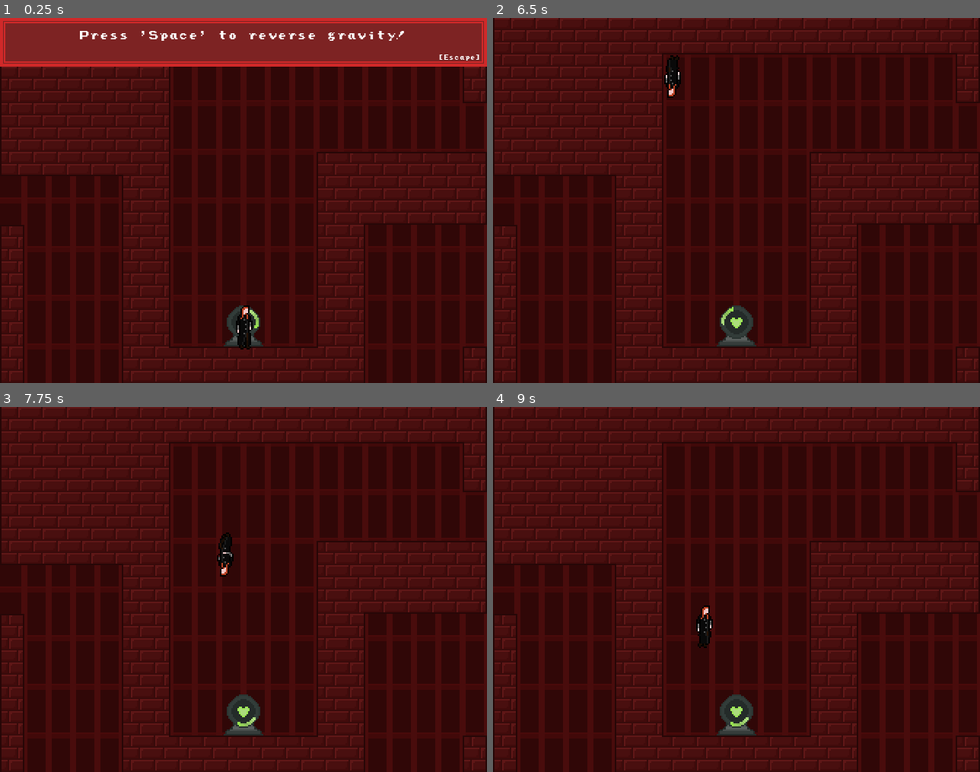
Above: before the commit, frames 1-4 (two rows, left to right).
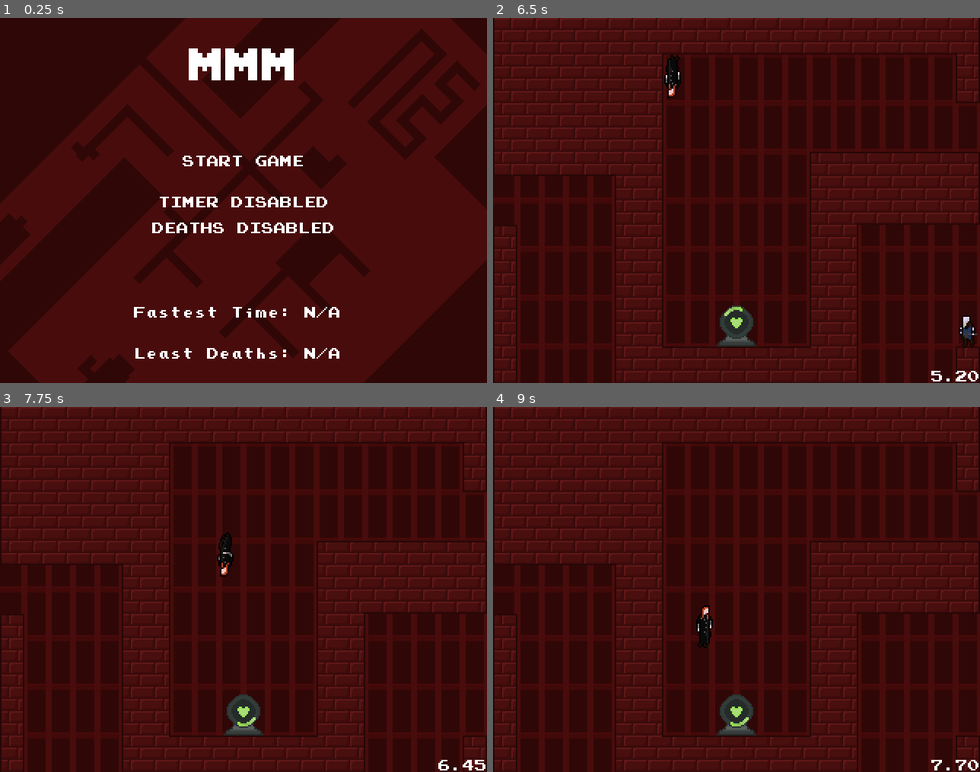
Above: after the commit, the same moments.

Repository: KyzonP/20-games---game-6
Game: Godot game, scene res://scenes/main_menu.tscn
The game is run twice, just before and just after one commit, with the same random seed, the same clock (stepped at 60 frames per second) and the same inputs. Before the commit the project starts from res://levels/test.tscn.
Inputs (mouse positions are in pixels of both pictures, inside the frame that each line leads up to):
- Up to frame 1 (0.25 s): no input
- Up to frame 2 (6.5 s): click (736, 200) at 0.52 s; click (736, 164) at 1.27 s; tap Space (flip_gravity) at 2, 2.85, 3.5, 4.35, 5, 5.85 s; hold Space (flip_gravity) 2.03-2.78 s; hold D (move_right) 2.03-3.53 s; hold A (move_left) 3.53-4.28 s; hold Space (flip_gravity) 3.53-4.28 s; hold D (move_right) 4.28-5.78 s; hold Space (flip_gravity) 5.03-5.78 s; tap Escape (dialogue) at 5.65 s; hold A (move_left) from 5.78 s (still down)
- Up to frame 3 (7.75 s): release A (move_left) at 6.53 s; hold D (move_right) 6.53-7.28 s; hold Space (flip_gravity) 6.53-7.28 s; hold A (move_left) from 7.28 s (still down); tap Space (flip_gravity) at 7.35 s
- Up to frame 4 (9 s): hold Space (flip_gravity) 8.03-8.78 s; release A (move_left) at 8.78 s; hold D (move_right) from 8.78 s (still down); tap Space (flip_gravity) at 8.85 s

The runs differ from the first frame. In frame 1, 52% of the frame differs, in the area x 0-100%, y 0-100%; in frame 2, 0.3%; in frame 3, 0.1%; in frame 4, less than 0.1%.

Commit message:
Main Menu

Diff:
--- a/levels/test.tscn
+++ b/levels/test.tscn
@@ -2638,7 +2638,7 @@
 
 [node name="AnimatedSprite2D" type="AnimatedSprite2D" parent="Player" unique_id=1293256041]
 texture_filter = 1
-position = Vector2(0, -5)
+position = Vector2(0, -6)
 sprite_frames = SubResource("SpriteFrames_u45fp")
 animation = &"walk"
 autoplay = "idle"
--- a/project.godot
+++ b/project.godot
@@ -11,9 +11,12 @@
 [application]
 
 config/name="20 Games - Game 6"
-run/main_scene="uid://do5evpu4c5xdp"
+run/main_scene="uid://dakuaacatlued"
 config/features=PackedStringArray("4.6", "GL Compatibility")
+boot_splash/bg_color=Color(0, 0, 0, 1)
+boot_splash/image="uid://be4sn3711nh3u"
 config/icon="res://icon.svg"
+boot_splash/minimum_display_time=10
 
 [autoload]
 
--- /dev/null
+++ b/scenes/main_menu.tscn
@@ -0,0 +1,142 @@
+[gd_scene format=3 uid="uid://dakuaacatlued"]
+
+[ext_resource type="Script" uid="uid://bfi3cg4xkn2wq" path="res://scripts/main_menu.gd" id="1_bqqt6"]
+[ext_resource type="FontFile" uid="uid://bptnrs6ljbux2" path="res://assets/fonts/PrStart.ttf" id="1_l6cm7"]
+[ext_resource type="Texture2D" uid="uid://c4kb7eghi3eov" path="res://assets/ui/menubackground.png" id="3_bqqt6"]
+[ext_resource type="Texture2D" uid="uid://buwi3kvae2bv2" path="res://assets/ui/ButtonNormal.png" id="4_8ln24"]
+[ext_resource type="Texture2D" uid="uid://cp3duvpw23i4f" path="res://assets/ui/ButtonHover.png" id="5_rtw2f"]
+
+[node name="MainMenu" type="Control" unique_id=1167741002]
+layout_mode = 3
+anchors_preset = 15
+anchor_right = 1.0
+anchor_bottom = 1.0
+grow_horizontal = 2
+grow_vertical = 2
+script = ExtResource("1_bqqt6")
+
+[node name="TextureRect" type="TextureRect" parent="." unique_id=1613123078]
+layout_mode = 0
+offset_right = 640.0
+offset_bottom = 480.0
+mouse_filter = 2
+texture = ExtResource("3_bqqt6")
+
+[node name="RichTextLabel" type="RichTextLabel" parent="." unique_id=1331987255]
+custom_minimum_size = Vector2(250, 50)
+layout_mode = 0
+offset_right = 640.0
+offset_bottom = 128.0
+mouse_filter = 2
+theme_override_fonts/normal_font = ExtResource("1_l6cm7")
+theme_override_font_sizes/normal_font_size = 48
+text = "MMM"
+fit_content = true
+horizontal_alignment = 1
+vertical_alignment = 1
+
+[node name="VBoxContainer" type="VBoxContainer" parent="." unique_id=1748555905]
+layout_mode = 0
+offset_right = 640.0
+offset_bottom = 480.0
+alignment = 1
+
+[node name="StartBox" type="HBoxContainer" parent="VBoxContainer" unique_id=728706621]
+layout_mode = 2
+alignment = 1
+
+[node name="RichTextLabel" type="RichTextLabel" parent="VBoxContainer/StartBox" unique_id=1235325638]
+custom_minimum_size = Vector2(250, 50)
+layout_mode = 2
+mouse_filter = 2
+theme_override_fonts/normal_font = ExtResource("1_l6cm7")
+text = "START GAME"
+fit_content = true
+horizontal_alignment = 1
+
+[node name="Button" type="TextureButton" parent="VBoxContainer/StartBox/RichTextLabel" unique_id=862233883]
+layout_mode = 1
+anchors_preset = -1
+anchor_left = 0.148
+anchor_top = -0.22000001
+anchor_right = 0.9480001
+anchor_bottom = 0.58000004
+offset_left = -40.0
+offset_top = 6.000001
+offset_right = 15.999985
+offset_bottom = -2.000002
+texture_normal = ExtResource("4_8ln24")
+texture_hover = ExtResource("5_rtw2f")
+
+[node name="TimerBox" type="HBoxContainer" parent="VBoxContainer" unique_id=81537379]
+layout_mode = 2
+alignment = 1
+
+[node name="RichTextLabel" type="RichTextLabel" parent="VBoxContainer/TimerBox" unique_id=533469668]
+custom_minimum_size = Vector2(250, 30)
+layout_mode = 2
+theme_override_fonts/normal_font = ExtResource("1_l6cm7")
+text = "TIMER DISABLED"
+horizontal_alignment = 1
+
+[node name="Button" type="TextureButton" parent="VBoxContainer/TimerBox/RichTextLabel" unique_id=1590170105]
+layout_mode = 1
+anchors_preset = -1
+anchor_left = 0.148
+anchor_top = -0.22000001
+anchor_right = 0.9480001
+anchor_bottom = 0.58000004
+offset_left = -40.0
+offset_top = -4.399993
+offset_right = 15.999985
+offset_bottom = 3.600006
+texture_normal = ExtResource("4_8ln24")
+texture_hover = ExtResource("5_rtw2f")
+
+[node name="DeathBox" type="HBoxContainer" parent="VBoxContainer" unique_id=148741600]
+layout_mode = 2
+alignment = 1
+
+[node name="RichTextLabel" type="RichTextLabel" parent="VBoxContainer/DeathBox" unique_id=1884207377]
+custom_minimum_size = Vector2(250, 30)
+layout_mode = 2
+theme_override_fonts/normal_font = ExtResource("1_l6cm7")
+text = "DEATHS DISABLED"
+horizontal_alignment = 1
+
+[node name="Button" type="TextureButton" parent="VBoxContainer/DeathBox/RichTextLabel" unique_id=245764935]
+layout_mode = 1
+anchors_preset = -1
+anchor_left = 0.148
+anchor_top = -0.22000001
+anchor_right = 0.9480001
+anchor_bottom = 0.58000004
+offset_left = -40.0
+offset_top = -6.399993
+offset_right = 15.999985
+offset_bottom = 1.6000061
+texture_normal = ExtResource("4_8ln24")
+texture_hover = ExtResource("5_rtw2f")
+
+[node name="HBoxContainer" type="VBoxContainer" parent="." unique_id=1131098269]
+layout_mode = 1
+anchors_preset = -1
+anchor_left = 0.287
+anchor_top = 0.8
+anchor_right = 1.0
+anchor_bottom = 1.0
+offset_left = -7.6799927
+grow_horizontal = 2
+grow_vertical = 2
+
+[node name="TimerText" type="RichTextLabel" parent="HBoxContainer" unique_id=1725335211]
+custom_minimum_size = Vector2(300, 50)
+layout_mode = 2
+theme_override_fonts/normal_font = ExtResource("1_l6cm7")
+text = "Fastest Time: N/A"
+
+[node name="DeathText" type="RichTextLabel" parent="HBoxContainer" unique_id=1618458034]
+custom_minimum_size = Vector2(300, 50)
+layout_mode = 2
+theme_override_fonts/normal_font = ExtResource("1_l6cm7")
+text = "Least Deaths: N/A"
--- a/scripts/Global.gd
+++ b/scripts/Global.gd
@@ -3,8 +3,8 @@
 var showTimer : bool = false
 var showDeaths : bool = false
 
-var bestTime : float = 0.0
-var bestDeaths : int = 0
+var bestTime : float = 999999999999999.99
+var bestDeaths : int = 999999999999999
 
 func submitScores(time, deaths):
 	if time < bestTime:
--- a/scripts/gameManager.gd
+++ b/scripts/gameManager.gd
@@ -32,8 +32,12 @@
 	if not gameOver:
 		timer += delta
 
+	if gameOver:
+		if Input.is_action_just_pressed("dialogue"):
+			get_tree().change_scene_to_file("res://scenes/main_menu.tscn")
+
 func completeGame():
 	### END GAME CODE HERE ###
 	gameOver = true
-
-	#EventBus.emit_signal("changeDialogue","Press Escape to return to main menu")
+	Global.submitScores(timer, deaths)
+	SaveLoad.save_game()
--- /dev/null
+++ b/scripts/main_menu.gd
@@ -0,0 +1,44 @@
+extends Control
+
+func _ready():
+	SaveLoad.load_data()
+
+	if Global.bestTime == 999999999999999.99 or Global.bestDeaths == 999999999999999:
+		pass
+	else:
+		$HBoxContainer/TimerText.text = "Fastest Time: " + "%.2f" % Global.bestTime
+		$HBoxContainer/DeathText.text = "Least Deaths: " + str(Global.bestDeaths)
+
+	# Connect buttons
+	$VBoxContainer/StartBox/RichTextLabel/Button.connect("button_down", startGame)
+	$VBoxContainer/TimerBox/RichTextLabel/Button.connect("button_down",toggleTimer)
+	$VBoxContainer/DeathBox/RichTextLabel/Button.connect("button_down",toggleDeaths)
+
+	if Global.showDeaths:
+		$VBoxContainer/DeathBox/RichTextLabel.text = "DEATHS ENABLED"
+	else:
+		$VBoxContainer/DeathBox/RichTextLabel.text = "DEATHS DISABLED"
+
+	if Global.showTimer:
+		$VBoxContainer/TimerBox/RichTextLabel.text = "TIMER ENABLED"
+	else:
+		$VBoxContainer/TimerBox/RichTextLabel.text = "TIMER DISABLED"
+
+func startGame():
+	get_tree().change_scene_to_file("res://levels/test.tscn")
+
+func toggleTimer():
+	Global.showTimer = not Global.showTimer
+
+	if Global.showTimer:
+		$VBoxContainer/TimerBox/RichTextLabel.text = "TIMER ENABLED"
+	else:
+		$VBoxContainer/TimerBox/RichTextLabel.text = "TIMER DISABLED"
+
+func toggleDeaths():
+	Global.showDeaths = not Global.showDeaths
+
+	if Global.showDeaths:
+		$VBoxContainer/DeathBox/RichTextLabel.text = "DEATHS ENABLED"
+	else:
+		$VBoxContainer/DeathBox/RichTextLabel.text = "DEATHS DISABLED"
--- a/scripts/player.gd
+++ b/scripts/player.gd
@@ -51,7 +51,10 @@
 	up_direction *= -1
 	GRAVITY *= -1
 	anim.flip_v = !anim.flip_v
-	$AnimatedSprite2D.position *= -1
+	if up_direction == Vector2(0,-1):
+		$AnimatedSprite2D.position = Vector2(0,-5)
+	else:
+		$AnimatedSprite2D.position = Vector2(0,5)
 
 func changeCheckpoint(body):
 	if body is Area2D:
--- a/scripts/save_load.gd
+++ b/scripts/save_load.gd
@@ -9,6 +9,7 @@
 	return save_dict
 
 func save_game():
+	print("saving")
 	var save_data= FileAccess.open("user://MM.save", FileAccess.WRITE)
 
 	var json_string = JSON.stringify(save())
--- a/scripts/ui.gd
+++ b/scripts/ui.gd
@@ -4,7 +4,8 @@
 	if Global.showTimer:
 		$Timer.visible = true
 	else:
-		$Timer.visible = false
+		#$Timer.visible = false
+		pass
 
 	if Global.showDeaths:
 		$Deaths.visible = true
Binary file added: assets/ui/ButtonHover.png
Not shown, added: assets/ui/ButtonHover.png.import
Binary file added: assets/ui/ButtonNormal.png
Not shown, added: assets/ui/ButtonNormal.png.import
Binary file added: assets/ui/Logo.png
Not shown, added: assets/ui/Logo.png.import
Binary file added: assets/ui/menubackground.png
Not shown, added: assets/ui/menubackground.png.import
Not shown, added: export_presets.cfg
Not shown, added: scripts/main_menu.gd.uid
